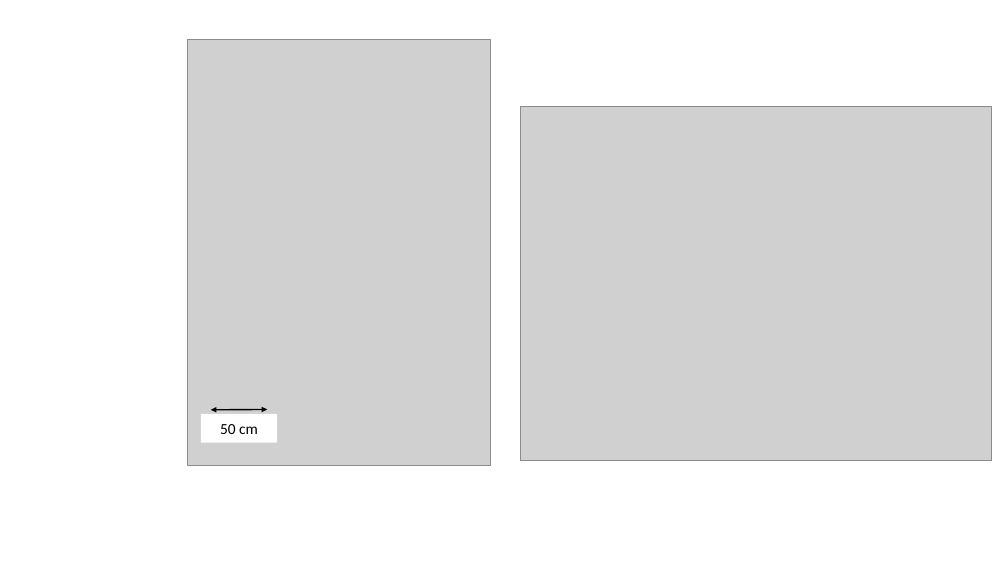
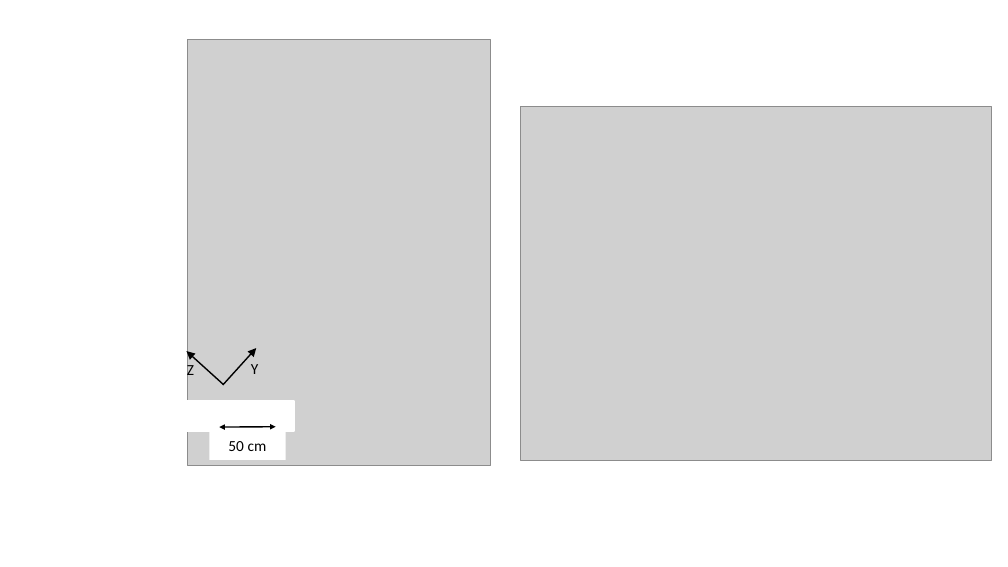
Before and after one commit to CMB-Probe/SPIE_optics_paper, a slide deck: slide 2 of editing_images/rays_and_strehls.pptx. Drawn at 1008x567 pixels with LibreOffice and Linux fonts; fonts in the diff are those of the drawing; grey boxes stand for pictures. Boxes give left, top, right and bottom in pixels: in the first picture for what was removed or moved away, otherwise in the second. Text is boxed around its words. In the diff, an @@ line names an element or a change of style, - is before the commit and + after.

```diff
--- a/editing_images/rays_and_strehls.pptx
+++ b/editing_images/rays_and_strehls.pptx
@@ group added at (x1=168, y1=348, x2=294, y2=431): 2 arrows, 2 texts, 1 rectangle @@
+Y
+Z
@@ rectangle "50 cm" moved from (x1=201, y1=414, x2=277, y2=444) to (x1=210, y1=431, x2=286, y2=461) @@
@@ double arrow moved from (211, 410) - (267, 409) to (220, 427) - (275, 426) @@
```
Also in this commit, not shown: 1 other slide changed, 4 other files.
